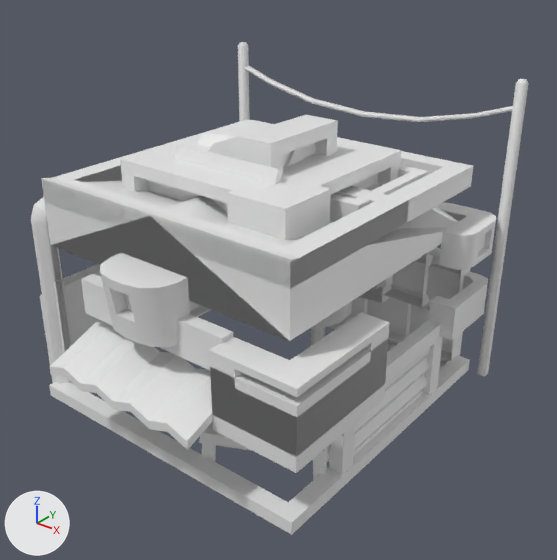
An edit to the FBX model Assets/Art/3D/Building Block Deko/House Deko.fbx, drawn before and after from the same camera.
Camera for both pictures: a 50 mm camera at (2.31, -2.77, 2.38) aimed at (0.16, -0.08, 0.71). Lighting does not change. The marker at lower left points along +X, +Y and +Z. Where no turn or scale is listed for an object, it has been applied to the vertices.

The first picture shows 'Balkon', 'Bank', 'Dach 1', 'Dach 3', 'Dach 4', 'Dach 5', 'Dach 6', 'Dach 7', 'Dach Deko 1', 'Dach Deko 2', 'Dach Deko 4', 'Ecke 1', 'Ecke 2', 'Ecke 3', 'Fenster 1', 'Fenster 3', 'Fenster 4', 'Garagentüpr', 'Rand', 'Rinne 1', 'Strom Masten', 'Vosrpung', 'markt Dach', 'tOR'.
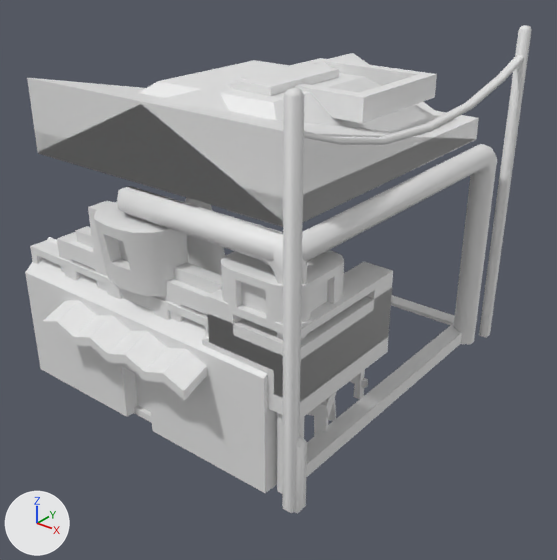
Location of each change, (x1, y1, x2, y2) in pixels of the pictures (557 x 560 px):
'Dach 3', moved: before (41, 178, 447, 341); after (27, 78, 474, 224)
'Vosrpung', moved, turned: before (40, 264, 201, 383); after (25, 237, 277, 493)
'Rinne 1', moved, turned: before (31, 197, 71, 383); after (117, 144, 497, 344)
'Strom Masten', moved, turned: before (238, 42, 529, 377); after (282, 25, 532, 513)
'Rand', moved: before (49, 306, 470, 535); after (306, 295, 462, 477)
'Ecke 3', moved: before (209, 312, 390, 457); after (207, 262, 393, 401)
'Balkon', moved: before (210, 339, 388, 473); after (208, 289, 392, 419)
'markt Dach', moved: before (49, 322, 213, 450); after (43, 301, 207, 401)
'Dach 1', moved: before (52, 196, 459, 340); after (39, 53, 436, 225)
'Dach 5', moved: before (42, 151, 473, 289); after (35, 111, 479, 226)
'Fenster 4', moved: before (100, 253, 190, 347); after (94, 202, 187, 296)
'Dach Deko 2', moved (not visible afterwards): before (120, 120, 401, 213)
'Ecke 1', moved, turned: before (437, 202, 496, 269); after (221, 250, 344, 330)
'Dach 4', moved: before (366, 183, 457, 228); after (139, 60, 437, 132)
'Dach 7', moved: before (330, 165, 428, 222); after (241, 58, 437, 123)
'Dach Deko 4', moved: before (207, 115, 338, 174); after (228, 64, 339, 96)
'Dach 6', moved: before (52, 119, 408, 287); after (303, 147, 413, 222)
'Fenster 3', moved, turned: before (329, 247, 470, 369); after (30, 240, 277, 488)
'Ecke 2', moved, turned: before (376, 258, 488, 340); after (202, 337, 274, 411)
'Dach Deko 1', moved: before (227, 177, 331, 240); after (228, 210, 283, 227)
'Garagentüpr', moved, turned (not visible afterwards): before (329, 320, 443, 475)
'tOR', moved, turned (not visible afterwards): before (353, 348, 431, 456)
'Fenster 1', moved, turned: before (369, 247, 436, 308); after (57, 232, 211, 323)
'Bank', moved: before (199, 421, 330, 480); after (307, 391, 337, 436)
'Rinne 2', moved, turned (not visible before): after (117, 186, 307, 494)
'Mast', turned (not visible before): after (294, 436, 307, 514)
'Dach Deko 3', unchanged, covered by the edit: before (174, 144, 283, 184)

The edits, one by one:
Object 'Dach 3' (ob_dach_3) moves from (0.0, 0.0, 0.0) to (0.0, 0.0, 0.467).
Object 'Strom Masten' (ob_strom_masten) moves from (0.0, 0.0, 0.0) to (0.0, 0.0, 0.241).
Object 'Strom Masten' (ob_strom_masten) turns from (90, 0, 0) to (90, 0, -90) degrees about x, y and z.
Object 'Rinne 1' (ob_rinne_1) moves from (0.0, 0.0, 0.0) to (0.0, 0.0, 0.241).
Object 'Rinne 1' (ob_rinne_1) turns from (90, 0, 0) to (90, 0, 180) degrees about x, y and z.
Object 'Rinne 2' (ob_rinne_2) moves from (0.0, 0.0, 0.0) to (0.0, 0.0, 0.241).
Object 'Rinne 2' (ob_rinne_2) turns from (90, 0, 0) to (90, 0, 180) degrees about x, y and z.
Object 'Dach 6' (ob_dach_6) moves from (0.0, 0.0, 0.0) to (0.0, 0.0, 0.241).
Object 'Fenster 1' (ob_fenster_1) moves from (0.0, 0.0, 0.0) to (0.0, 0.0, 0.241).
Object 'Fenster 1' (ob_fenster_1) turns from (90, 0, 0) to (90, 0, -180) degrees about x, y and z.
Object 'Rand' (ob_rand) moves from (0.0, 0.0, 0.0) to (0.0, 0.0, 0.241).
Object 'Dach 1' (ob_dach_1) moves from (0.0, 0.0, 0.0) to (0.0, 0.0, 0.467).
Object 'Ecke 3' (ob_ecke_3) moves from (0.0, 0.0, 0.0) to (0.0, 0.0, 0.241).
Object 'markt Dach' (ob_markt_dach) moves from (0.0, 0.0, 0.0) to (0.0, 0.0, 0.241).
Object 'Mast' (ob_mast) turns from (90, 0, 0) to (90, 0, 180) degrees about x, y and z.
Object 'Dach Deko 1' (ob_dach_deko_1) moves from (0.0, 0.0, 0.0) to (0.0, 0.0, 0.241).
Object 'Bank' (ob_bank) moves from (0.0, 0.0, 0.0) to (0.0, 0.0, 0.241).
Object 'Dach 7' (ob_dach_7) moves from (0.0, 0.0, 0.0) to (0.0, 0.0, 0.467).
Object 'Ecke 2' (ob_ecke_2) moves from (0.0, 0.0, 0.0) to (0.0, 0.0, 0.241).
Object 'Ecke 2' (ob_ecke_2) turns from (90, 0, 90) to (90, 0, 0) degrees about x, y and z.
Object 'Dach 5' (ob_dach_5) moves from (0.0, 0.0, 0.0) to (0.0, 0.0, 0.241).
Object 'tOR' (ob_tor) moves from (0.0, 0.0, 0.0) to (0.0, 0.0, 0.241).
Object 'tOR' (ob_tor) turns from (90, 0, 90) to (90, 0, 0) degrees about x, y and z.
Object 'Dach 4' (ob_dach_4) moves from (0.0, 0.0, 0.0) to (0.0, 0.0, 0.467).
Object 'Ecke 1' (ob_ecke_1) moves from (0.0, 0.0, 0.0) to (0.0, 0.0, 0.241).
Object 'Ecke 1' (ob_ecke_1) turns from (90, 0, 90) to (90, 0, 0) degrees about x, y and z.
Object 'Balkon' (ob_balkon) moves from (0.0, 0.0, 0.0) to (0.0, 0.0, 0.241).
Object 'Fenster 3' (ob_fenster_3) moves from (0.0, 0.0, 0.0) to (0.0, 0.0, 0.241).
Object 'Fenster 3' (ob_fenster_3) turns from (-180, 0, 0) to (0, 180, 0) degrees about x, y and z.
Object 'Fenster 4' (ob_fenster_4) moves from (0.0, 0.0, 0.0) to (0.0, 0.0, 0.241).
Object 'Dach Deko 4' (ob_dach_deko_4) moves from (0.0, 0.0, 0.0) to (0.0, 0.0, 0.241).
Object 'Vosrpung' (ob_vosrpung) moves from (0.0, 0.0, 0.0) to (0.0, 0.0, 0.241).
Object 'Vosrpung' (ob_vosrpung) turns from (90, 0, 0) to (90, 0, 90) degrees about x, y and z.
Object 'Garagentüpr' (ob_garagentüpr) moves from (0.0, 0.0, 0.0) to (0.0, 0.0, 0.241).
Object 'Garagentüpr' (ob_garagentüpr) turns from (90, 0, 90) to (90, 0, 0) degrees about x, y and z.
Object 'Dach Deko 2' (ob_dach_deko_2) moves from (0.0, 0.0, 0.0) to (0.0, 0.0, 0.241).
